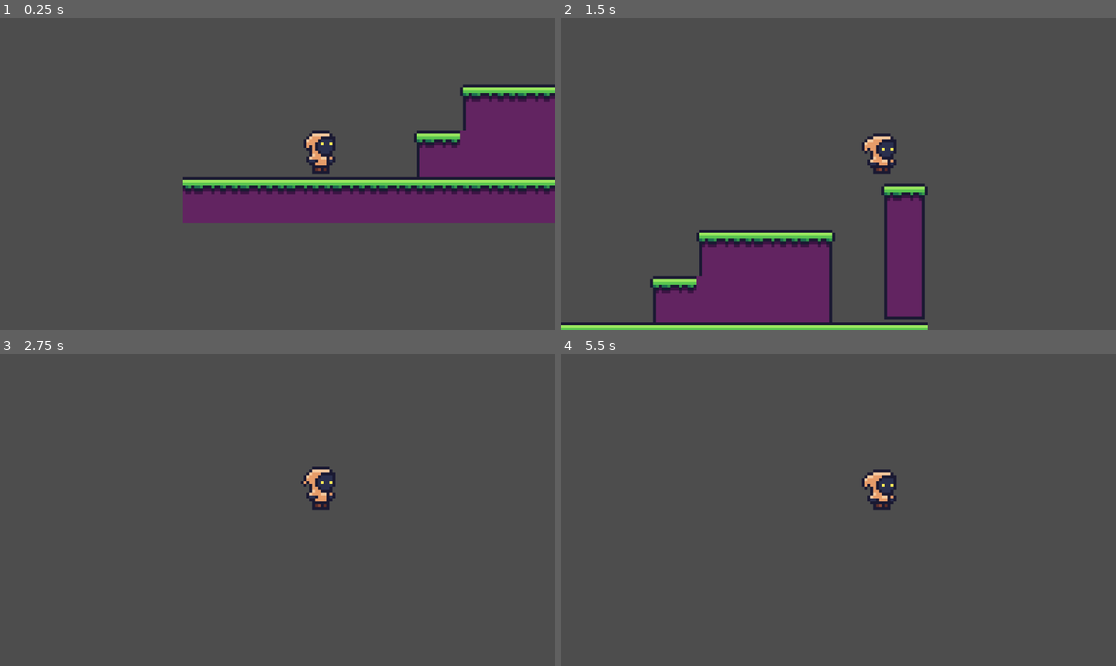
Above: before the commit, frames 1-4 (two rows, left to right).
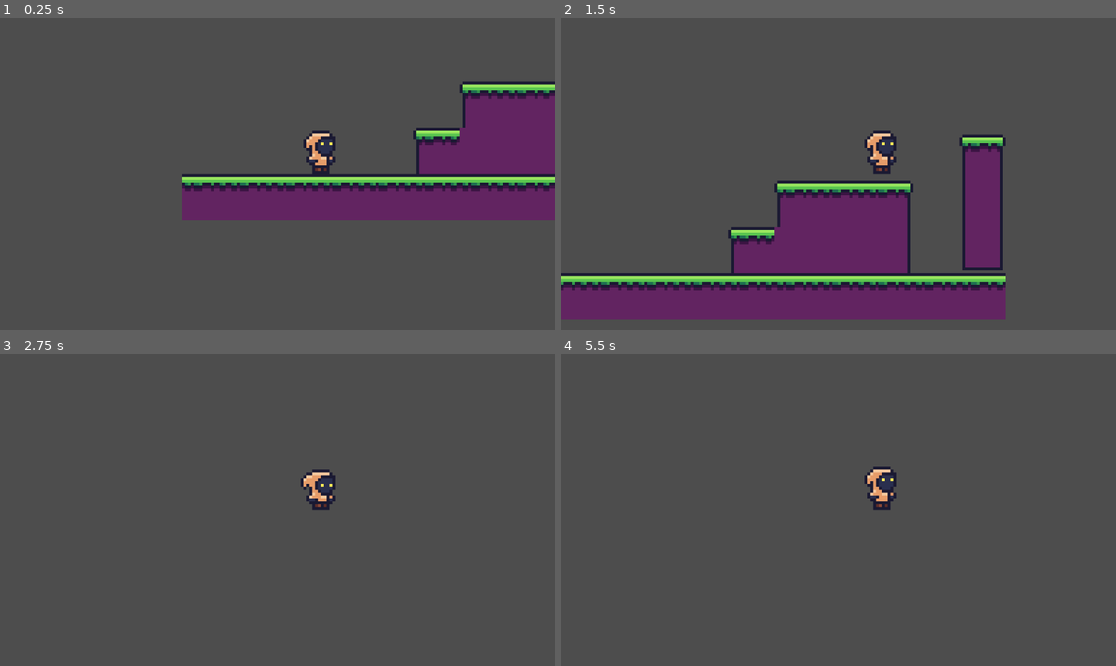
Above: after the commit, the same moments.

Repository: emilyahmad/first-platformer
Game: Godot game, scene res://Assets/Scenes/Areas/area_1.tscn
The game is run twice, just before and just after one commit, with the same random seed, the same clock (stepped at 60 frames per second) and the same inputs.
Inputs:
- Up to frame 1 (0.25 s): no input
- Up to frame 2 (1.5 s): tap Enter at 0.5 s; hold Right (move_right) from 0.53 s (still down); tap Space (jump) at 0.6, 0.77, 1.07, 1.35 s
- Up to frame 3 (2.75 s): tap Space (jump) at 1.52, 1.82, 2.1 s; release Right (move_right) at 2.03 s; hold Left (move_left) from 2.03 s (still down)
- Up to frame 4 (5.5 s): tap Space (jump) at 2.75, 2.85, 3.02, 3.32, 3.6, 3.77, 4.07, 4.35, 4.52, 4.82, 5.1 s; release Left (move_left) at 2.78 s; hold Right (move_right) 2.78-4.28 s; hold Left (move_left) 4.28-5.03 s; hold Right (move_right) from 5.03 s (still down)

The runs differ from the first frame. In frame 1, 6.1% of the frame differs, in the area x 32-100%, y 20-66%; in frame 2, 21%, in the area x 0-81%, y 36-100%; in frame 3, 0.4%; in frame 4, 0.4%.

Commit message:
all up to date

Diff:
--- a/Assets/Scenes/player.tscn
+++ b/Assets/Scenes/player.tscn
@@ -1,7 +1,8 @@
-[gd_scene load_steps=8 format=3 uid="uid://b437gbf03fxqw"]
+[gd_scene load_steps=11 format=3 uid="uid://b437gbf03fxqw"]
 
 [ext_resource type="Texture2D" uid="uid://bdqxdqan5tg2e" path="res://Assets/Sprites/player.png" id="1_6cd4h"]
 [ext_resource type="Script" uid="uid://db0u2e6t42xt6" path="res://Assets/Scripts/player_controller.gd" id="1_7dd06"]
+[ext_resource type="Script" uid="uid://dvtfnn5an166y" path="res://Assets/Scripts/player_animator.gd" id="2_38rej"]
 
 [sub_resource type="Animation" id="Animation_7dd06"]
 resource_name = "idle"
@@ -11,7 +12,7 @@
 tracks/0/type = "value"
 tracks/0/imported = false
 tracks/0/enabled = true
-tracks/0/path = NodePath("AgentAnimator/Sprite2D:region_rect")
+tracks/0/path = NodePath("PlayerAnimator/Sprite2D:region_rect")
 tracks/0/interp = 0
 tracks/0/loop_wrap = true
 tracks/0/keys = {
@@ -26,7 +27,7 @@
 tracks/0/type = "value"
 tracks/0/imported = false
 tracks/0/enabled = true
-tracks/0/path = NodePath("AgentAnimator/Sprite2D:region_rect")
+tracks/0/path = NodePath("PlayerAnimator/Sprite2D:region_rect")
 tracks/0/interp = 1
 tracks/0/loop_wrap = true
 tracks/0/keys = {
@@ -43,7 +44,7 @@
 tracks/0/type = "value"
 tracks/0/imported = false
 tracks/0/enabled = true
-tracks/0/path = NodePath("AgentAnimator/Sprite2D:region_rect")
+tracks/0/path = NodePath("PlayerAnimator/Sprite2D:region_rect")
 tracks/0/interp = 0
 tracks/0/loop_wrap = true
 tracks/0/keys = {
@@ -53,16 +54,50 @@
 "values": [Rect2(0, 16, 16, 16), Rect2(0, 16, 16, 16), Rect2(16, 16, 16, 16), Rect2(32, 16, 16, 16), Rect2(48, 16, 16, 16), Rect2(0, 16, 16, 16)]
 }
 
+[sub_resource type="Animation" id="Animation_23lac"]
+resource_name = "jump"
+step = 0.033
+tracks/0/type = "value"
+tracks/0/imported = false
+tracks/0/enabled = true
+tracks/0/path = NodePath("PlayerAnimator/Sprite2D:region_rect")
+tracks/0/interp = 1
+tracks/0/loop_wrap = true
+tracks/0/keys = {
+"times": PackedFloat32Array(0),
+"transitions": PackedFloat32Array(1),
+"update": 0,
+"values": [Rect2(0, 32, 16, 16)]
+}
+
+[sub_resource type="Animation" id="Animation_w3t24"]
+resource_name = "fall"
+step = 0.033
+tracks/0/type = "value"
+tracks/0/imported = false
+tracks/0/enabled = true
+tracks/0/path = NodePath("PlayerAnimator/Sprite2D:region_rect")
+tracks/0/interp = 1
+tracks/0/loop_wrap = true
+tracks/0/keys = {
+"times": PackedFloat32Array(-0.00266038),
+"transitions": PackedFloat32Array(1),
+"update": 0,
+"values": [Rect2(0, 48, 16, 16)]
+}
+
 [sub_resource type="AnimationLibrary" id="AnimationLibrary_t1xgp"]
 _data = {
 &"RESET": SubResource("Animation_38rej"),
+&"fall": SubResource("Animation_w3t24"),
 &"idle": SubResource("Animation_7dd06"),
+&"jump": SubResource("Animation_23lac"),
 &"move": SubResource("Animation_t1xgp")
 }
 
 [sub_resource type="CapsuleShape2D" id="CapsuleShape2D_7dd06"]
-radius = 7.0
-height = 16.0
+radius = 5.0
+height = 14.0
 
 [node name="Player" type="CharacterBody2D"]
 script = ExtResource("1_7dd06")
@@ -71,22 +106,23 @@
 offset = Vector2(-15, 0)
 zoom = Vector2(6, 6)
 
-[node name="AgentAnimator" type="Node2D" parent="."]
+[node name="PlayerAnimator" type="Node2D" parent="."]
+script = ExtResource("2_38rej")
 
-[node name="AnimationPlayer" type="AnimationPlayer" parent="AgentAnimator"]
+[node name="AnimationPlayer" type="AnimationPlayer" parent="PlayerAnimator"]
 root_node = NodePath("../..")
 libraries = {
 &"": SubResource("AnimationLibrary_t1xgp")
 }
 autoplay = "idle"
+speed_scale = 1.5
 
-[node name="Sprite2D" type="Sprite2D" parent="AgentAnimator"]
+[node name="Sprite2D" type="Sprite2D" parent="PlayerAnimator"]
 position = Vector2(0, -8)
 texture = ExtResource("1_6cd4h")
 region_enabled = true
 region_rect = Rect2(0, 0, 16, 16)
 
 [node name="CollisionShape2D" type="CollisionShape2D" parent="."]
-visible = false
-position = Vector2(-1, -7)
+position = Vector2(0, -7)
 shape = SubResource("CapsuleShape2D_7dd06")
--- /dev/null
+++ b/Assets/Scripts/player_animator.gd
@@ -0,0 +1,18 @@
+extends Node2D
+
+@export var player_controller : PlayerController
+@export var animation_player : AnimationPlayer
+@export var sprite : Sprite2D
+
+#availability to meet with mentors
+#team number = 1
+#handle team adjustments over email rather than google forms
+##permission slips required (each student & parent submit), email pdf/scan
+#find sign ups on page 8&9 of guidebook
+#high school submit proposal (pdf), project poster & presentation
+#explore guidebook for tips on proposal
+# mentors are undergrads
+# can meet 1x1
+#guides are made by post docs (screening newborns for disease, etc.)
+# links to consortiums, publicly available data sets
+# around 100 projects submitted (hackathon level difficulty)
--- a/Assets/Scripts/player_controller.gd
+++ b/Assets/Scripts/player_controller.gd
@@ -1,4 +1,5 @@
 extends CharacterBody2D
+class_name PlayerController
 
 @export var speed = 10.0
 @export var jump_power = 10.0
Not shown, added: Assets/Scripts/player_animator.gd.uid
